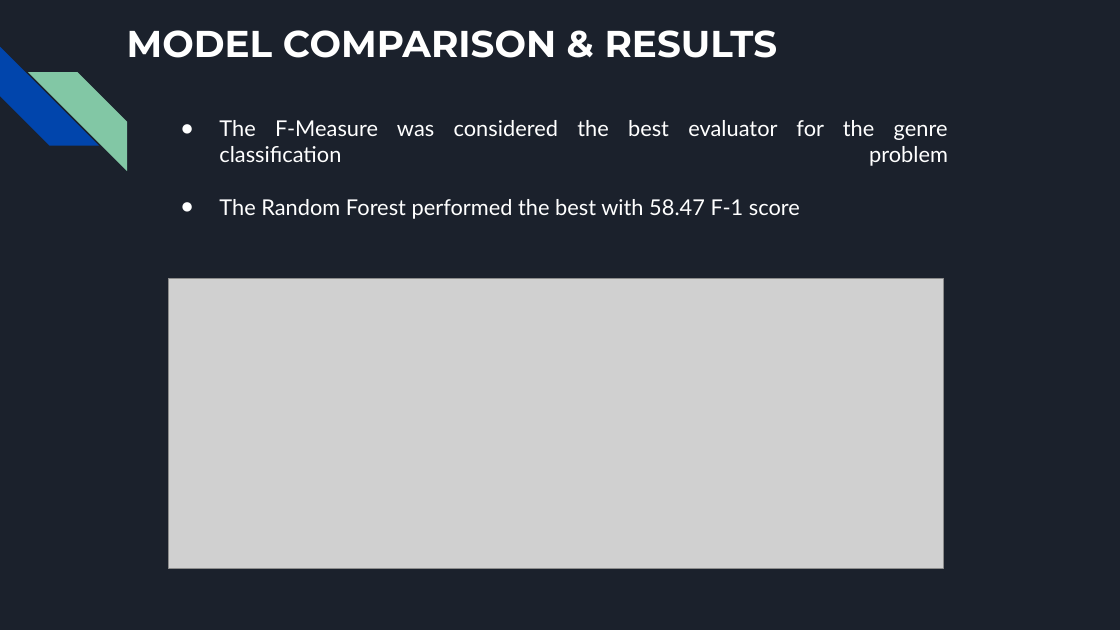
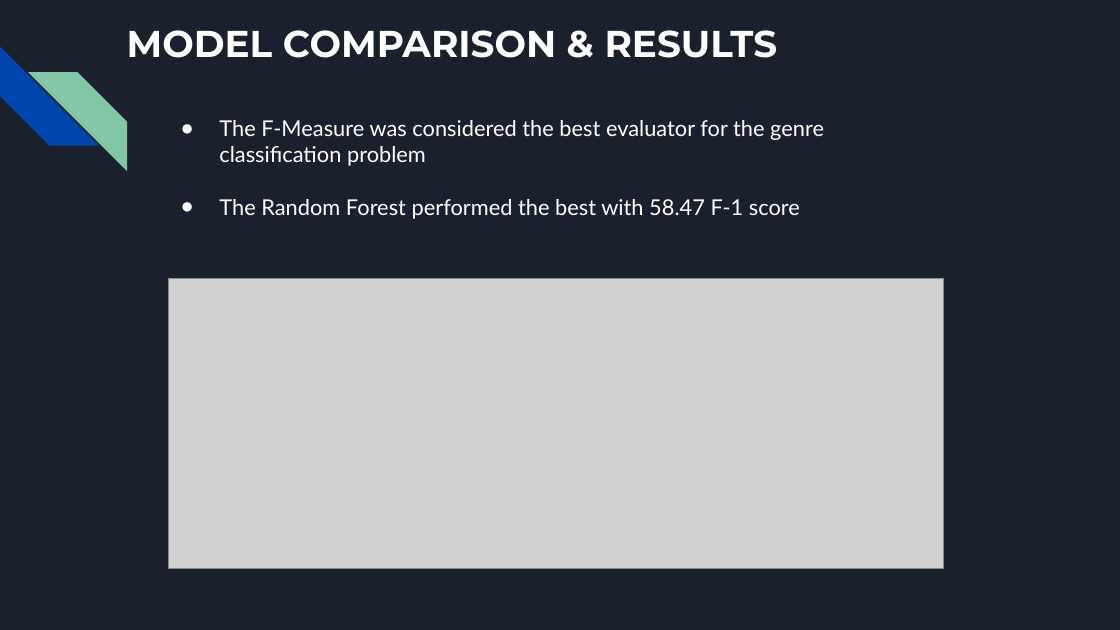
Before and after one commit to IST-718-Fall-2020/project_presendation-group8, a slide deck: slide 16 of group8-MUSIC_ANALYSIS.pptx. Drawn at 1120x630 pixels with LibreOffice and Linux fonts; fonts in the diff are those of the drawing; grey boxes stand for pictures. Boxes give left, top, right and bottom in pixels: in the first picture for what was removed or moved away, otherwise in the second. Text is boxed around its words. In the diff, an @@ line names an element or a change of style, - is before the commit and + after.

```diff
--- a/group8-MUSIC_ANALYSIS.pptx
+++ b/group8-MUSIC_ANALYSIS.pptx
@@ text at box(219, 120, 824, 166): alignment justified to left @@
```
Also in this commit, not shown: 2 other slides changed.
